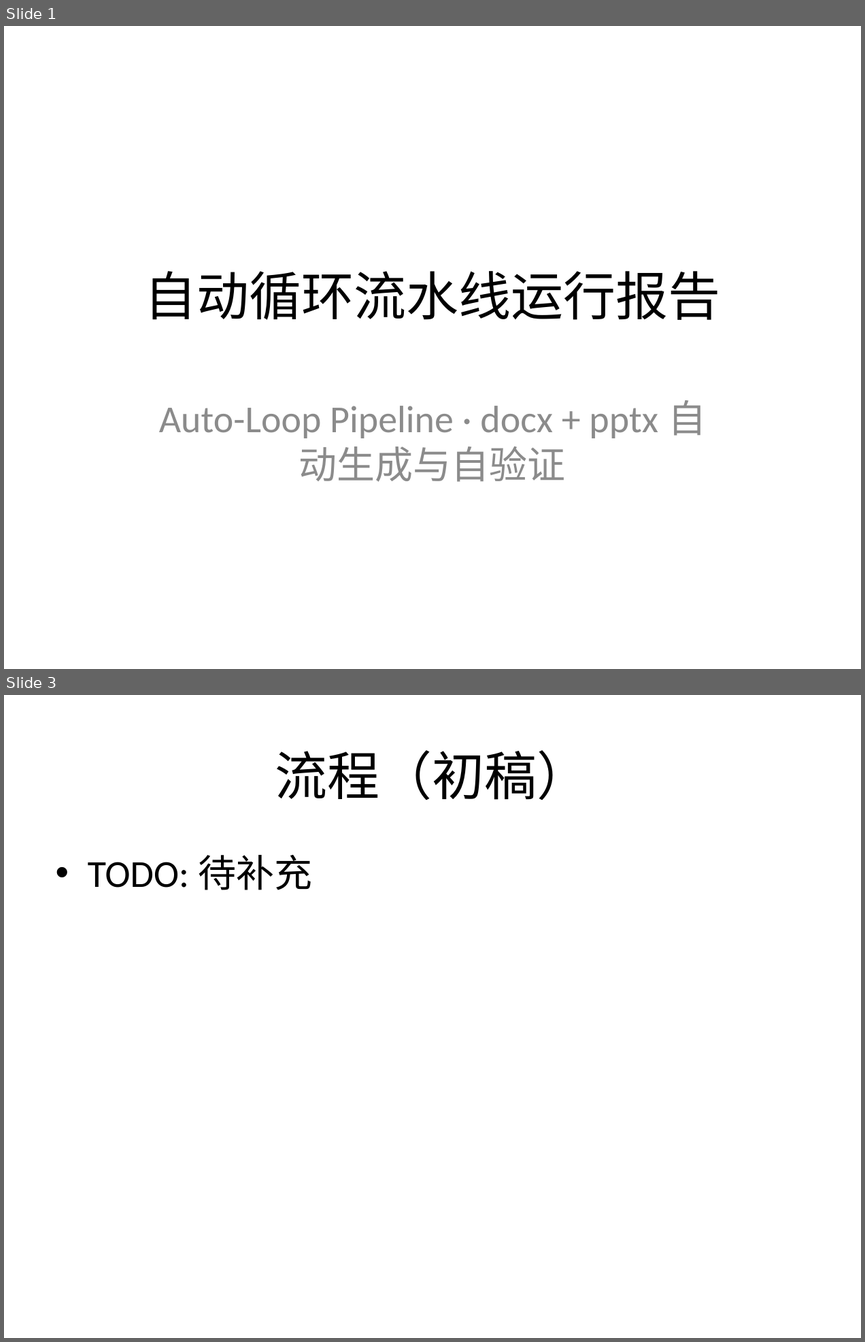
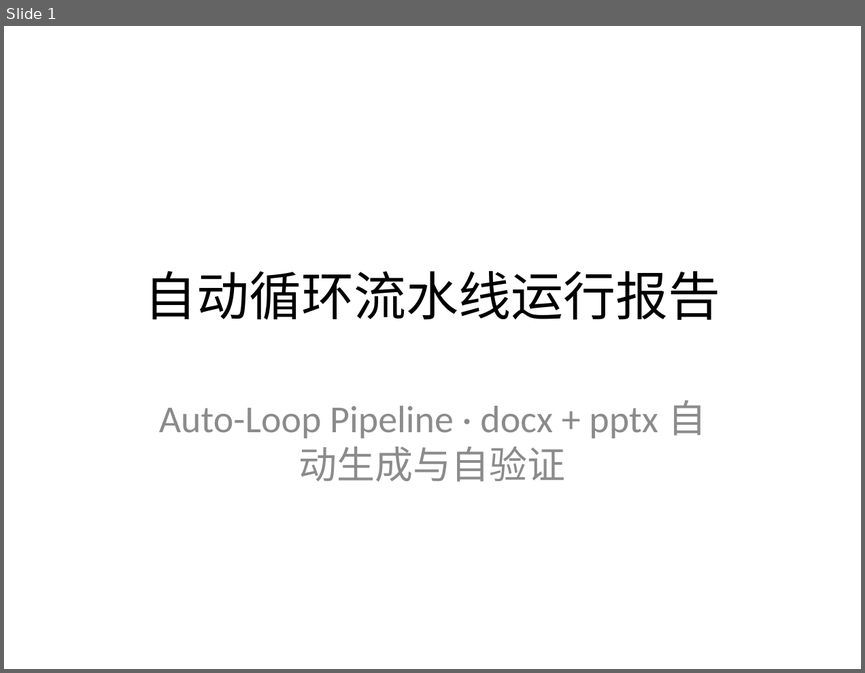
Before and after one commit to mqgg5630-cyber/test-auto-arena, a slide deck: output/slides/deck.pptx. Shown one above the other, each under a label of ours: slides 1 and 3 before the commit, slide 1 after it; the slides between them are not shown. The pictures are 865x1342 and 865x673 pixels, drawn with LibreOffice and Linux fonts; fonts in the diff are those of the drawing. Boxes give left, top, right and bottom in pixels: in the first picture for what was removed or moved away, otherwise in the second. Text is boxed around its words. In the diff, an @@ line names an element or a change of style, - is before the commit and + after.

```diff
--- a/output/slides/deck.pptx
+++ b/output/slides/deck.pptx
@@ slide 3 removed at bbox=[4, 695, 861, 1338], background #FFFFFF @@
@@ title removed at bbox=[275, 750, 589, 800] @@
-流程（初稿）
@@ text removed at bbox=[88, 855, 312, 890] @@
-• TODO: 待补充
```
Also in this commit, not shown: 1 slide changed, 5 slides added, 4 other files.
